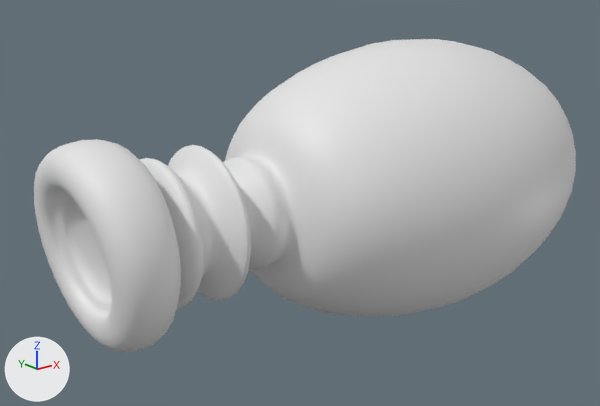
A saved change to the Blender file RayGun.blend.
One viewpoint serves both versions: a camera (50 mm lens) standing at (-3.45, -7.5, 2.97) and looking at (2.9, 0.44, -0.2). The lights are fixed; the arrows at lower left show +X, +Y and +Z.
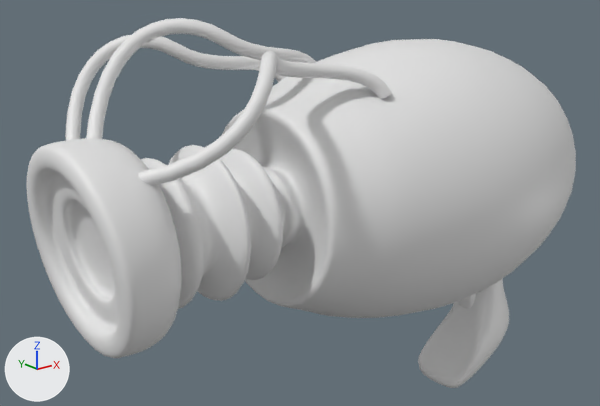
Commit message: Ray Gun model v1

Boxes (x1, y1, x2, y2) around the edits, measured in the pictures (600 x 406 px):
'Cylinder', reshaped
    before: (34, 39, 576, 352)
    after: (27, 39, 576, 358)
'Cube', added
    after: (418, 279, 509, 388)
'BezierCurve.001', added
    after: (138, 51, 392, 186)
'BezierCurve', added
    after: (86, 18, 317, 139)
'BezierCurve.002', added
    after: (65, 35, 287, 140)
'Cube.001', added
    after: (458, 294, 476, 308)
part 1 of me_cylinder, built on
    before: (34, 69, 417, 352)
    after: (27, 77, 426, 358)

Patch to the scene script:
```diff
--- a/RayGun.blend.py
+++ b/RayGun.blend.py
@@ me_cylinder @@
 # used by ob_cylinder; location = (0.0, 0.0, 0.0); rotation_euler = (0.0, 1.571, 0.0), in degrees (0, 90, 0); scale = (1.0, 1.0, 0.36)
-me_cylinder.from_pydata(...)  # 176 vertices, 170 faces; spans x -2.1..2.1, y -2.1..2.1, z -1.4..19.6
+me_cylinder.from_pydata(...)  # 240 vertices, 234 faces; spans x -2.1..2.1, y -2.1..2.1, z -1.4..19.6
+# me_cylinder part 1
+# 40 faces are deleted
+# 32 vertices move from x -1.2..1.2, y -1.2..1.2, z -1.3..5.6 to x -1.5..1.5, y -1.5..1.5, z -1.4..7.1
+# 58 vertices are added at x -1.3..1.3, y -1.3..1.3, z -1.0..6.2
+# 6 new vertices lie (0.0, 0.0, 0.5) away from vertices in x -0.8..0.8, y -0.5..0.5, z -1.3..-0.7
+# 104 new faces join them
@@ cu_beziercurve_002 @@
+cu_beziercurve_002 = bpy.data.curves.new('BezierCurve.002', 'CURVE')
+cu_beziercurve_002.dimensions = '3D'
+_sp = cu_beziercurve_002.splines.new('BEZIER'); _sp.bezier_points.add(2)
+_sp.bezier_points.foreach_set('co', [-2.455, 0.44, -0.236, -1.129, 0.442, 0.85, 0.297, 0.236, 0.367])
+_sp.bezier_points.foreach_set('handle_left', [-2.842, -0.492, -1.093, -1.608, 0.67, 1.19, 0.121, 0.39, 0.809])
+_sp.bezier_points.foreach_set('handle_right', [-2.02, 1.483, 0.724, -0.65, 0.215, 0.511, 0.649, -0.0725, -0.517])
+for _p, _l, _r in zip(_sp.bezier_points, ['ALIGNED', 'ALIGNED', 'ALIGNED'], ['ALIGNED', 'ALIGNED', 'ALIGNED']): _p.handle_left_type = _l; _p.handle_right_type = _r
+_sp.order_u = 0
+_sp.order_v = 0
+cu_beziercurve_002.use_path = True
+cu_beziercurve_002.use_path_clamp = True
+cu_beziercurve_002.bevel_depth = 0.08
+cu_beziercurve_002.fill_mode = 'FULL'
@@ cu_beziercurve_001 @@
+cu_beziercurve_001 = bpy.data.curves.new('BezierCurve.001', 'CURVE')
+cu_beziercurve_001.dimensions = '3D'
+_sp = cu_beziercurve_001.splines.new('BEZIER'); _sp.bezier_points.add(2)
+_sp.bezier_points.foreach_set('co', [-2.676, 0.505, -0.152, -1.129, 0.442, 0.85, 0.297, 0.236, 0.367])
+_sp.bezier_points.foreach_set('handle_left', [-3.598, 1.415, -0.423, -1.532, 0.0502, 1.135, 0.121, 0.39, 0.809])
+_sp.bezier_points.foreach_set('handle_right', [-1.643, -0.516, 0.152, -0.726, 0.834, 0.566, 0.649, -0.0725, -0.517])
+for _p, _l, _r in zip(_sp.bezier_points, ['ALIGNED', 'ALIGNED', 'ALIGNED'], ['ALIGNED', 'ALIGNED', 'ALIGNED']): _p.handle_left_type = _l; _p.handle_right_type = _r
+_sp.order_u = 0
+_sp.order_v = 0
+cu_beziercurve_001.use_path = True
+cu_beziercurve_001.use_path_clamp = True
+cu_beziercurve_001.bevel_depth = 0.08
+cu_beziercurve_001.fill_mode = 'FULL'
@@ cu_beziercurve @@
+cu_beziercurve = bpy.data.curves.new('BezierCurve', 'CURVE')
+cu_beziercurve.dimensions = '3D'
+_sp = cu_beziercurve.splines.new('BEZIER'); _sp.bezier_points.add(2)
+_sp.bezier_points.foreach_set('co', [-2.676, 0.505, -0.152, -1.129, 0.442, 0.85, 0.173, 0.372, 0.298])
+_sp.bezier_points.foreach_set('handle_left', [-3.186, -0.26, -1.104, -1.608, 0.67, 1.19, -0.00246, 0.526, 0.74])
+_sp.bezier_points.foreach_set('handle_right', [-2.104, 1.361, 0.915, -0.65, 0.215, 0.511, 0.525, 0.0629, -0.586])
+for _p, _l, _r in zip(_sp.bezier_points, ['ALIGNED', 'ALIGNED', 'ALIGNED'], ['ALIGNED', 'ALIGNED', 'ALIGNED']): _p.handle_left_type = _l; _p.handle_right_type = _r
+_sp.order_u = 0
+_sp.order_v = 0
+cu_beziercurve.use_path = True
+cu_beziercurve.use_path_clamp = True
+cu_beziercurve.bevel_depth = 0.08
+cu_beziercurve.fill_mode = 'FULL'
@@ ob_beziercurve_002 @@
+ob_beziercurve_002 = bpy.data.objects.new('BezierCurve.002', cu_beziercurve_002)
+ob_beziercurve_002.location = (2.56, 0.44, 0.95)
@@ ob_beziercurve_001 @@
+ob_beziercurve_001 = bpy.data.objects.new('BezierCurve.001', cu_beziercurve_001)
+ob_beziercurve_001.location = (2.77, -1.12, 0.97)
@@ ob_beziercurve @@
+ob_beziercurve = bpy.data.objects.new('BezierCurve', cu_beziercurve)
+ob_beziercurve.location = (2.68, -0.37, 1.14)
@@ ob_cube_001 @@
+ob_cube_001 = bpy.data.objects.new('Cube.001', me_cube_001)  # 24 vertices, 22 faces; spans x -1.0..1.0, y -1.0..1.0, z -1.0..1.0; modifiers SUBSURF
+ob_cube_001.location = (5.8, 0.02, -2.03)
+ob_cube_001.rotation_euler = (-0.069, -0.294, 0.0251)  # degrees (-4, -17, 1.4)
+ob_cube_001.scale = (-0.159, -0.159, -0.29)
@@ ob_cube @@
+ob_cube = bpy.data.objects.new('Cube', me_cube)  # 36 vertices, 26 faces; spans x -3.75..2.31, y 0.0..1.89, z -3.81..2.1; modifiers SUBSURF, MIRROR
+ob_cube.location = (5.92, -0.03, -1.76)
+ob_cube.rotation_euler = (0.0, -0.412, 0.0)  # degrees (0, -24, 0)
+ob_cube.scale = (0.397, 0.397, 0.397)
```
